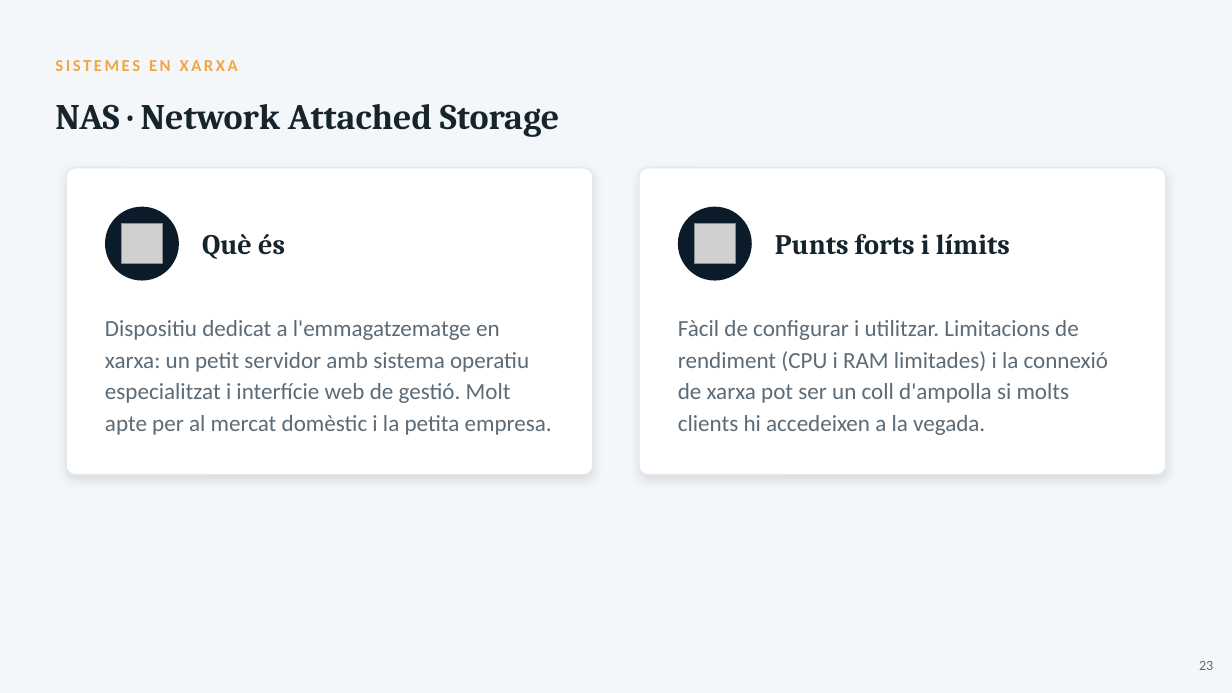
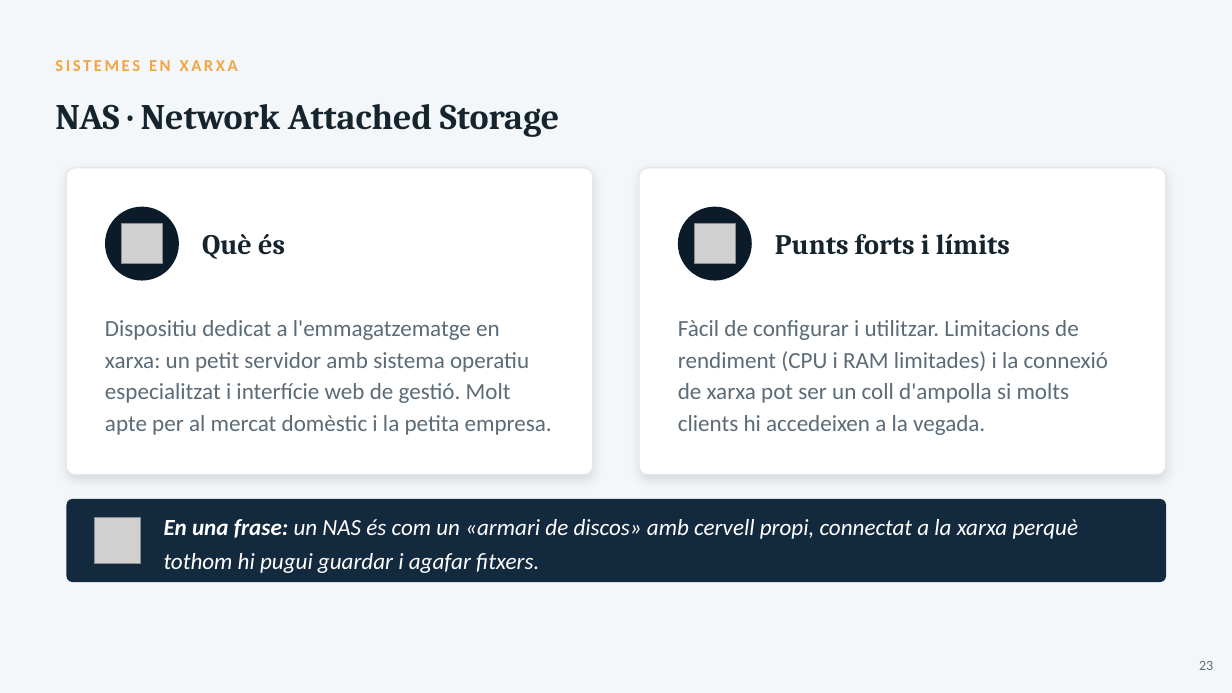
Before and after one commit to joansanchezescudero/SMX_0226_Seguretat_Informatica, a slide deck: slide 23 of RA2 - Emmagatzematge i copies de seguretat/AA2 - Sistemes demmagatzematge/RA2_AA2_Sistemes_emmagatzematge.pptx. Drawn at 1232x693 pixels with LibreOffice and Linux fonts; fonts in the diff are those of the drawing; grey boxes stand for pictures. Boxes give left, top, right and bottom in pixels: in the first picture for what was removed or moved away, otherwise in the second. Text is boxed around its words. In the diff, an @@ line names an element or a change of style, - is before the commit and + after.

```diff
--- a/RA2 - Emmagatzematge i copies de seguretat/AA2 - Sistemes demmagatzematge/RA2_AA2_Sistemes_emmagatzematge.pptx
+++ b/RA2 - Emmagatzematge i copies de seguretat/AA2 - Sistemes demmagatzematge/RA2_AA2_Sistemes_emmagatzematge.pptx
@@ rounded rectangle added at <box>67,499,1166,582</box>, fill #13293D @@
@@ picture added at <box>94,518,140,564</box> @@
@@ text added at <box>164,519,1079,573</box>, 18 pt, text #FFFFFF, italic @@
+En una frase: un NAS és com un «armari de discos» amb cervell propi, connectat a la xarxa perquè tothom hi pugui guardar i agafar fitxers.
```
Also in this commit, not shown: 11 other slides changed, 1 slide added, 1 other file.
